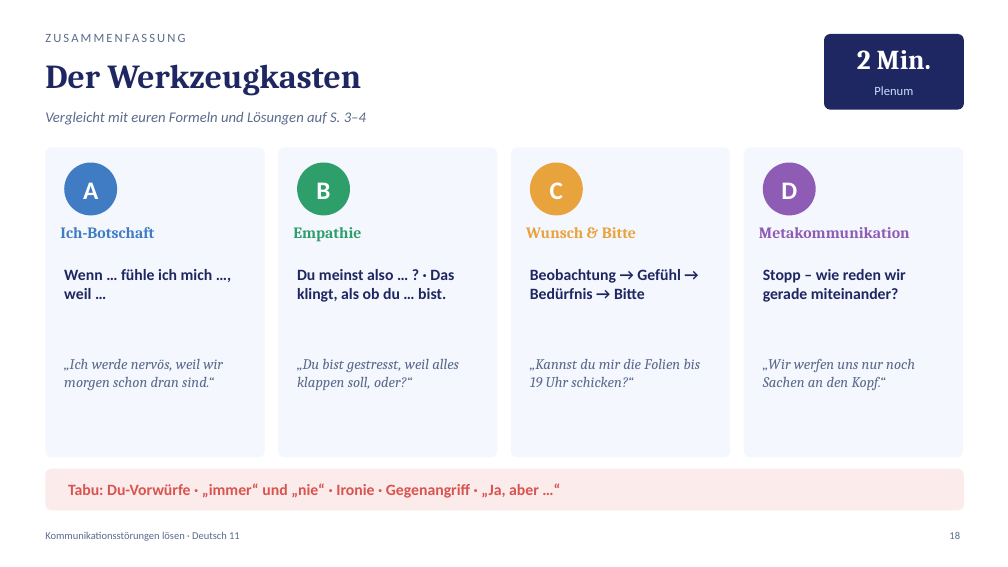
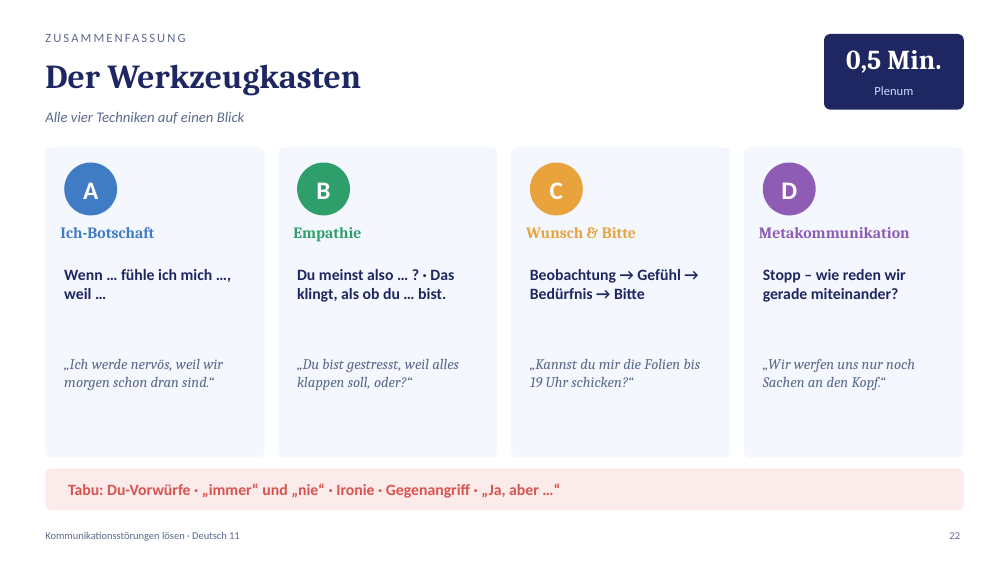
Before and after one commit to golzkonstantin-gif/Schule, a slide deck: slide 22 of Deutsch_11/Kommunikationsstoerungen_loesen/Praesentation_Kommunikationsstoerungen_loesen.pptx (slide 18 before the commit). Drawn at 1008x567 pixels with LibreOffice and Linux fonts; fonts in the diff are those of the drawing. Boxes give left, top, right and bottom in pixels: in the first picture for what was removed or moved away, otherwise in the second. Text is boxed around its words. In the diff, an @@ line names an element or a change of style, - is before the commit and + after.

```diff
--- a/Deutsch_11/Kommunikationsstoerungen_loesen/Praesentation_Kommunikationsstoerungen_loesen.pptx
+++ b/Deutsch_11/Kommunikationsstoerungen_loesen/Praesentation_Kommunikationsstoerungen_loesen.pptx
@@ text at (846, 50, 941, 73): text changed @@
-2 Min.
+0,5 Min.
@@ text at (45, 112, 245, 124): text changed @@
-Vergleicht mit euren Formeln und Lösungen auf S. 3–4
+Alle vier Techniken auf einen Blick
@@ text at (949, 532, 960, 539): text changed @@
-18
+22
```
Also in this commit, not shown: 12 other slides changed, 5 slides added, 1 slide removed, 6 other files.
